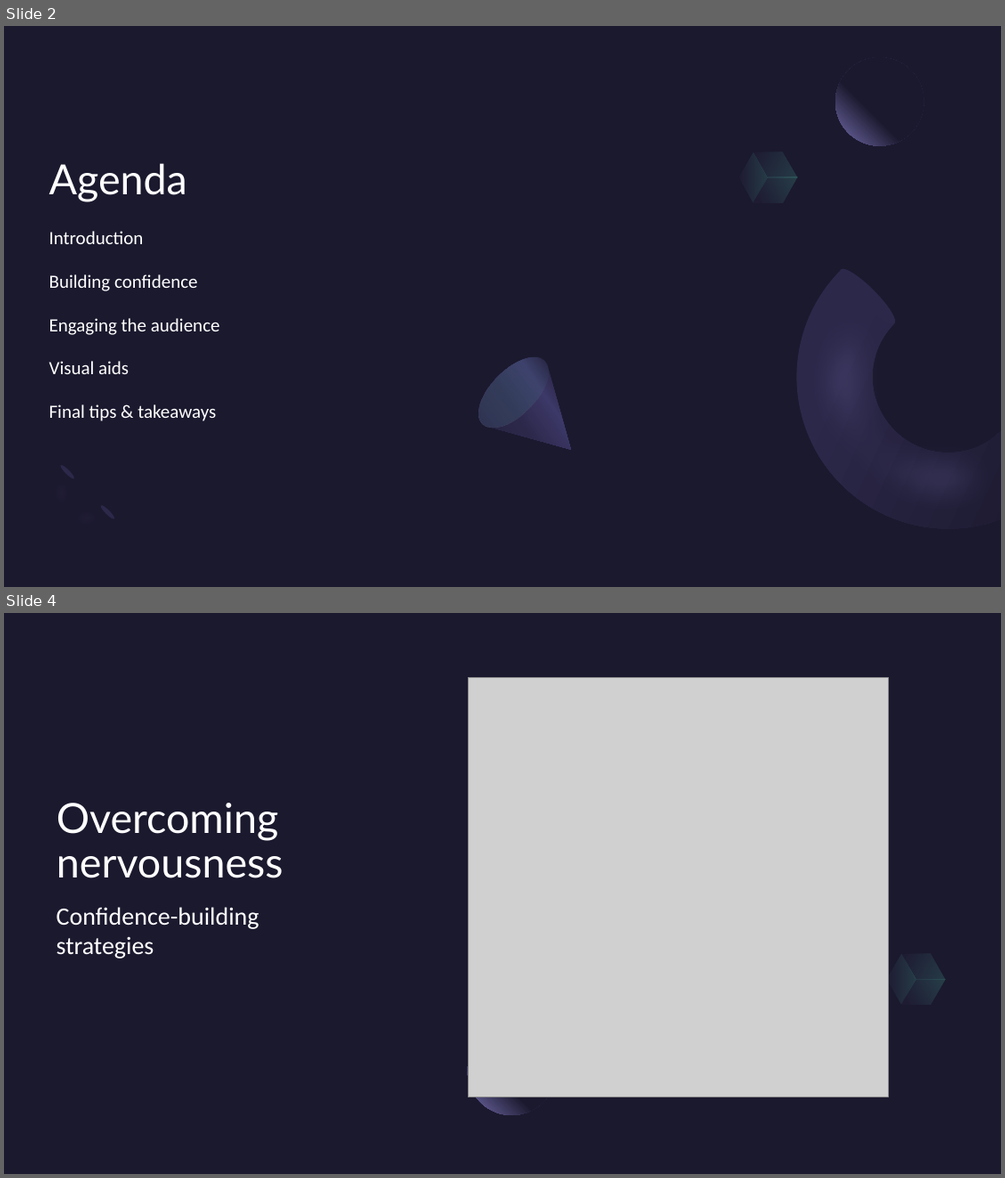
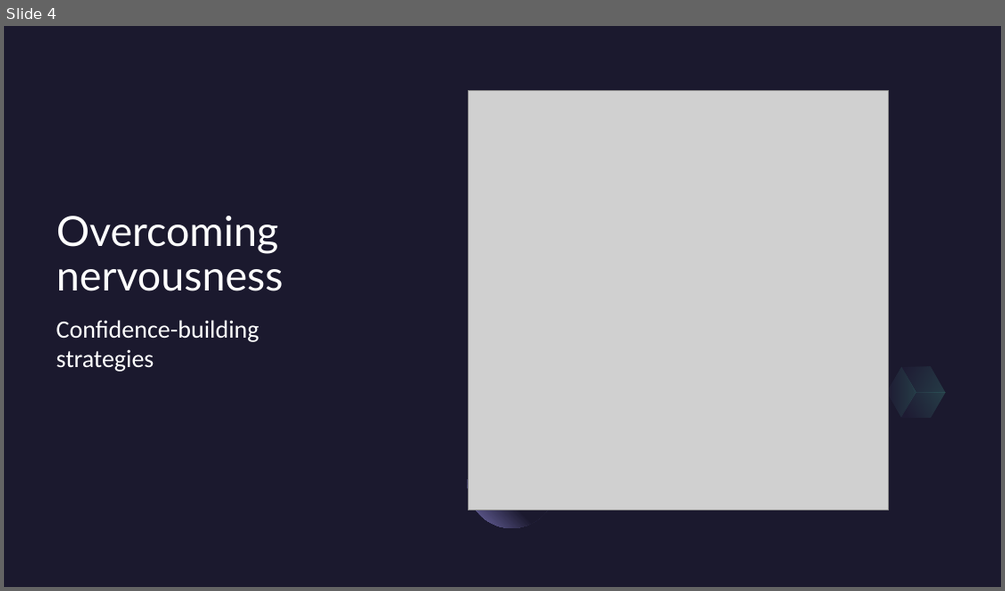
Before and after one commit to yasenstar/ontology, a slide deck: ontology-practice.pptx. Shown one above the other, each under a label of ours: slides 2 and 4 before the commit, slide 4 after it; the slides between them are not shown. The pictures are 1005x1178 and 1005x591 pixels, drawn with LibreOffice and Linux fonts; fonts in the diff are those of the drawing; grey boxes stand for pictures. Boxes give left, top, right and bottom in pixels: in the first picture for what was removed or moved away, otherwise in the second. Text is boxed around its words. In the diff, an @@ line names an element or a change of style, - is before the commit and + after.

```diff
--- a/ontology-practice.pptx
+++ b/ontology-practice.pptx
@@ slide 2 removed at (4, 26, 1001, 587), background #1B192E @@
@@ ellipse removed at (835, 57, 923, 145) @@
@@ freeform shape removed at (731, 152, 775, 203) @@
@@ freeform shape removed at (746, 139, 805, 191) @@
@@ title removed at (49, 163, 187, 202) @@
-Agenda
@@ freeform shape removed at (752, 165, 797, 216) @@
@@ text removed at (49, 231, 220, 421) @@
-Introduction
-Building confidence
-Engaging the audience
-Visual aids
-Final tips & takeaways
@@ freeform shape removed at (734, 250, 1001, 576) @@
@@ ellipse removed at (834, 264, 900, 329) @@
@@ freeform shape removed at (734, 270, 1001, 581) @@
@@ freeform shape removed at (467, 345, 602, 480) @@
@@ ellipse removed at (467, 346, 560, 439) @@
@@ freeform shape removed at (33, 461, 117, 545) @@
@@ ellipse removed at (59, 463, 76, 480) @@
@@ ellipse removed at (98, 504, 115, 521) @@
```
Also in this commit, not shown: 2 slides added, 1 other slide removed, 3 other files.
